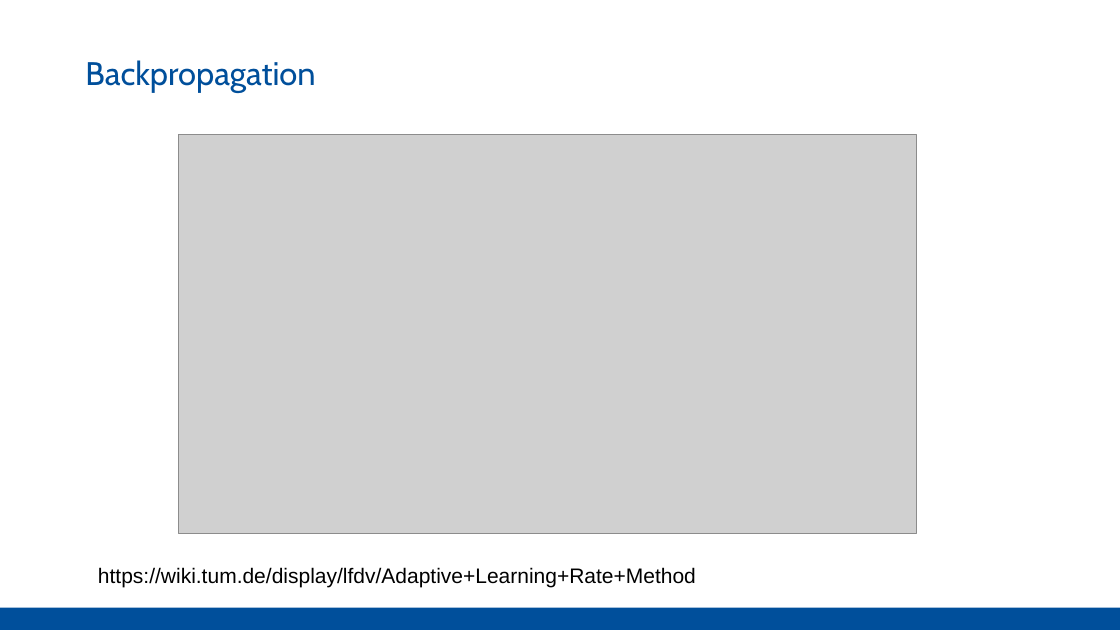
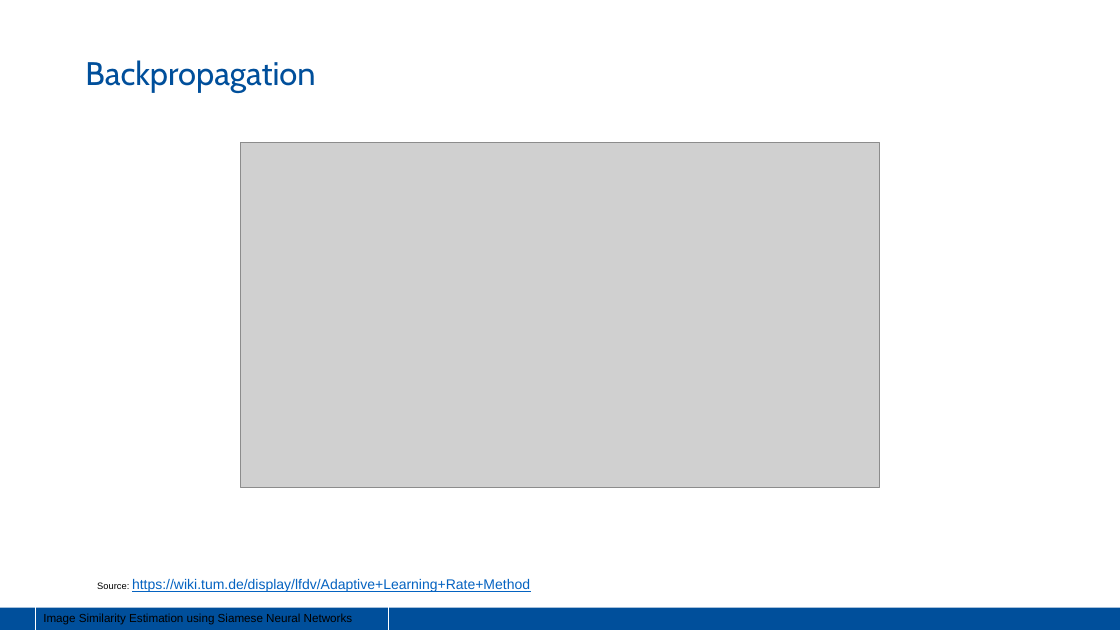
Before and after one commit to Pathi-rao/Image-Similarity-Estimation-using-Siamese-Neural-Networks, a slide deck: slide 16 of presentation.pptx (slide 14 before the commit). Drawn at 1120x630 pixels with LibreOffice and Linux fonts; fonts in the diff are those of the drawing; grey boxes stand for pictures. Boxes give left, top, right and bottom in pixels: in the first picture for what was removed or moved away, otherwise in the second. Text is boxed around its words. In the diff, an @@ line names an element or a change of style, - is before the commit and + after.

```diff
--- a/presentation.pptx
+++ b/presentation.pptx
@@ picture: place and size @@
-picture at <box>179,134,917,534</box>
+picture at <box>241,142,880,488</box>
@@ text at <box>97,579,530,592</box>: text changed; size 18 to 12 pt; text colour #000000 to #0563C1 @@
-https://wiki.tum.de/display/lfdv/Adaptive+Learning+Rate+Method
+Source: https://wiki.tum.de/display/lfdv/Adaptive+Learning+Rate+Method
@@ rectangle added at <box>35,607,389,630</box>, outline #FFFFFF 0.75 pt, 10 pt, text #000000 @@
+Image Similarity Estimation using Siamese Neural Networks
```
Also in this commit, not shown: 11 other slides changed, 22 slides added, 5 slides removed.
